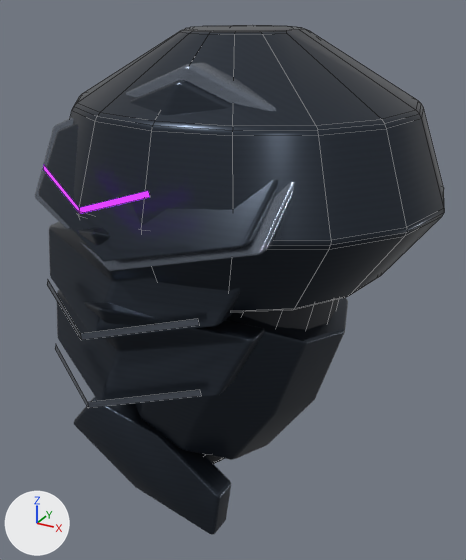
Renders of the Blender file ArtSource/Heroes/VoidKnight/Modules/Pauldron_L.blend from each side of a commit.
Before and after are seen from a 50 mm camera at (-0.068, -0.449, 1.624) aimed at (-0.308, -0.012, 1.405). Arrows for +X, +Y and +Z are at lower left; the lights stay in place. The older version comes first. Mesh edges are drawn as thin lines on the coarser meshes.

The first picture shows 'VK2_Bicep_L', 'VK3_ElbowWing_L', 'VK3_PauldronCrown_L', 'VK3_PauldronRim_L', 'VK3_PauldronShell_L', 'VK3_ShoulderLame_L_0', 'VK3_ShoulderLame_L_1', 'VK3_ShoulderLip_L_0', 'VK3_ShoulderLip_L_1', 'VK3_ShoulderSignal_L', 'VK_Undersuit_UpperArmL'.
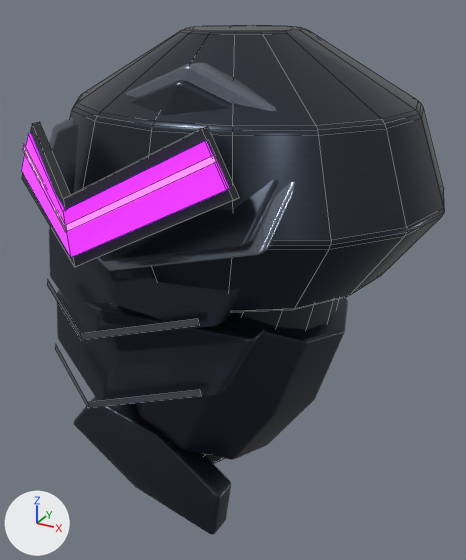
The change in detail:
Material 'Void energy' (mat_void_energy) changes colour from purple #8e24da to purple #971fe2; in linear values from (0.27, 0.018, 0.7) to (0.31, 0.014, 0.76).
In material 'Void energy' (mat_void_energy), emission_color goes from (0.27, 0.018, 0.7) (purple #8e24da) to (0.31, 0.014, 0.76) (purple #971fe2).
Material 'Void core energy' (mat_void_core_energy) is new.
Its base color is (0.55, 0.09, 1.0) (purple #c455ff).
Its metallic is 0.1.
Its roughness is 0.24.
Its emission color is (0.55, 0.09, 1.0) (purple #c455ff).
Its emission strength is 2.6.
Mesh me_vk4_shouldervcore_l is new.
It has 12 vertices, 10 faces and spans x -0.408..-0.244, y -0.179..-0.13, z 1.496..1.545.
It uses material mat_void_core_energy (purple #c455ff, glowing purple #c455ff).
Mesh me_vk4_shoulderv_l is new.
It has 12 vertices, 10 faces and spans x -0.413..-0.238, y -0.178..-0.126, z 1.48..1.552.
It uses material mat_void_energy (purple #971fe2, glowing purple #971fe2).
Mesh me_vk4_shouldersocket_l is new.
It has 12 vertices, 10 faces and spans x -0.415..-0.235, y -0.176..-0.121, z 1.473..1.558.
It uses material mat_void_woven_undersuit.
Object 'VK3_ShoulderSignal_L' (ob_vk3_shouldersignal_l) is deleted.
Object 'VK4_ShoulderVCore_L' (ob_vk4_shouldervcore_l) is new; it shows me_vk4_shouldervcore_l.
Its location is (0.0, 0.0, 0.0).
Object 'VK4_ShoulderV_L' (ob_vk4_shoulderv_l) is new; it shows me_vk4_shoulderv_l.
Its location is (0.0, 0.0, 0.0).
Object 'VK4_ShoulderSocket_L' (ob_vk4_shouldersocket_l) is new; it shows me_vk4_shouldersocket_l.
Its location is (0.0, 0.0, 0.0).

Location of each change, [x1, y1, x2, y2] in pixels of the pictures (466 x 560 px):
'VK4_ShoulderV_L', added (purple): after [21, 133, 230, 257]
'VK4_ShoulderSocket_L', added: after [22, 122, 239, 267]
'VK4_ShoulderVCore_L', added: after [23, 144, 217, 232]
'VK3_ShoulderSignal_L', deleted: before [43, 165, 150, 214]
